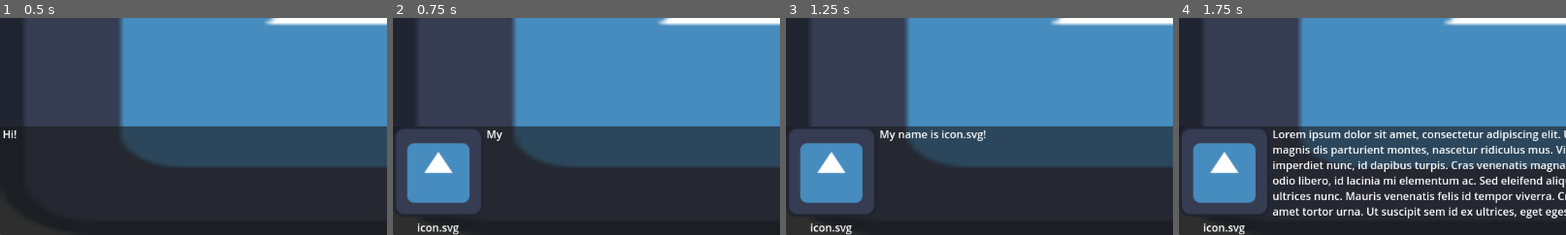
Above: before the commit, frames 1-4 (left to right).
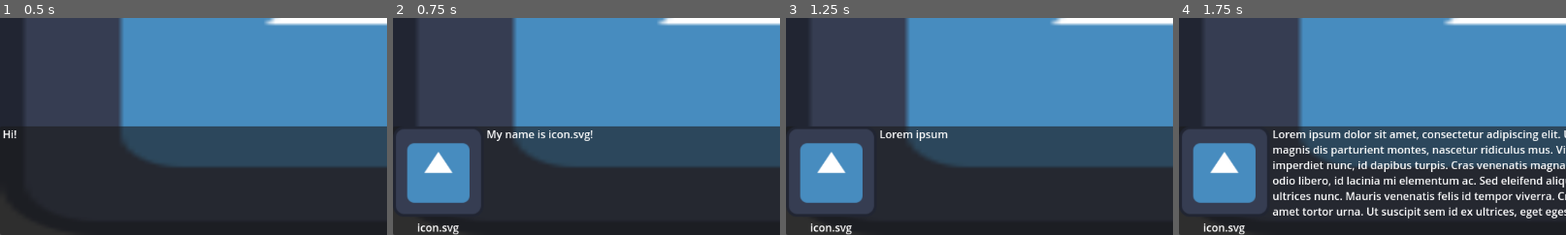
Above: after the commit, the same moments.

Repository: atirut-w/loremaster
Game: Godot game, scene res://scenes/dialogue_box_test/dialogue_box_test.tscn
The game is run twice, just before and just after one commit, with the same random seed, the same clock (stepped at 60 frames per second) and the same inputs. The project has no main scene, so this scene is started directly. The engine's default icon, where the game draws it, is replaced by a stand-in: a white triangle on a blue panel in a dark square.
Inputs:
- Up to frame 1 (0.5 s): no input
- Up to frame 2 (0.75 s): tap Enter (ui_accept) at 0.5 s; tap Space (dialogue_continue) at 0.6 s
- Up to frame 3 (1.25 s): tap Enter (ui_accept) at 0.77 s
- Up to frame 4 (1.75 s): tap Enter (ui_accept) at 1.25, 1.52 s; tap Space (dialogue_continue) at 1.35 s
The pictures show only the part of the screen within x 0-50%, y 50-100%; the shares and areas given below are measured in that part.

Frame 1 is identical in both runs. In frame 2, 0.4% of the frame differs, in the area x 29-52%, y 51-57%; in frame 3, 0.6%, in the area x 24-52%, y 51-57%; in frame 4, nothing differs.

Commit message:
Fix a small bug

Diff:
--- a/scenes/dialogue_box_test/test_controller.gd
+++ b/scenes/dialogue_box_test/test_controller.gd
@@ -32,3 +32,5 @@
 	if animating:
 		if dialogue_label.visible_ratio < 1.0:
 			dialogue_label.visible_ratio += (dialogue_speed / float(dialogue_label.text.length())) * delta
+		else:
+			animating = false
